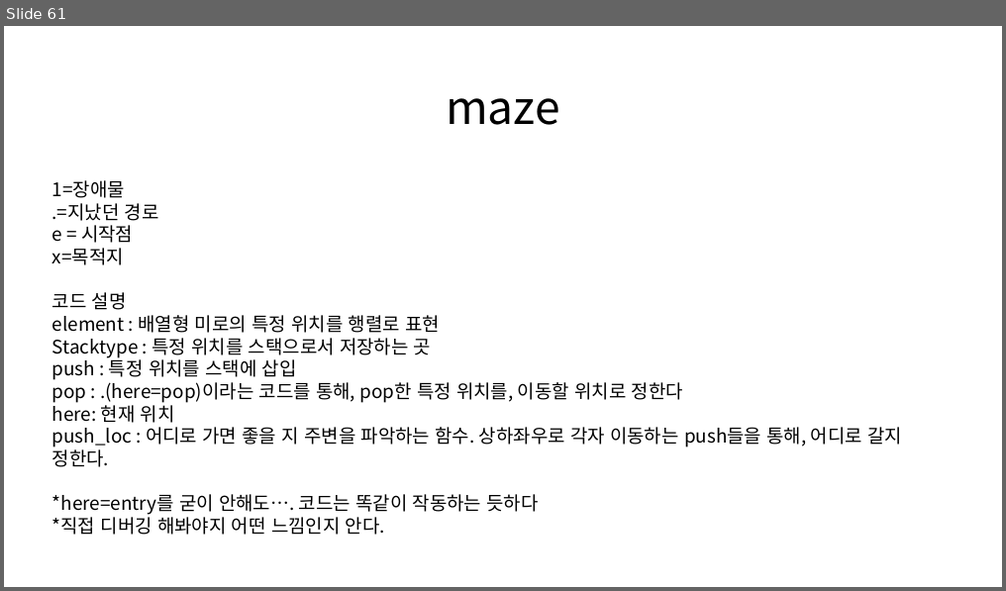
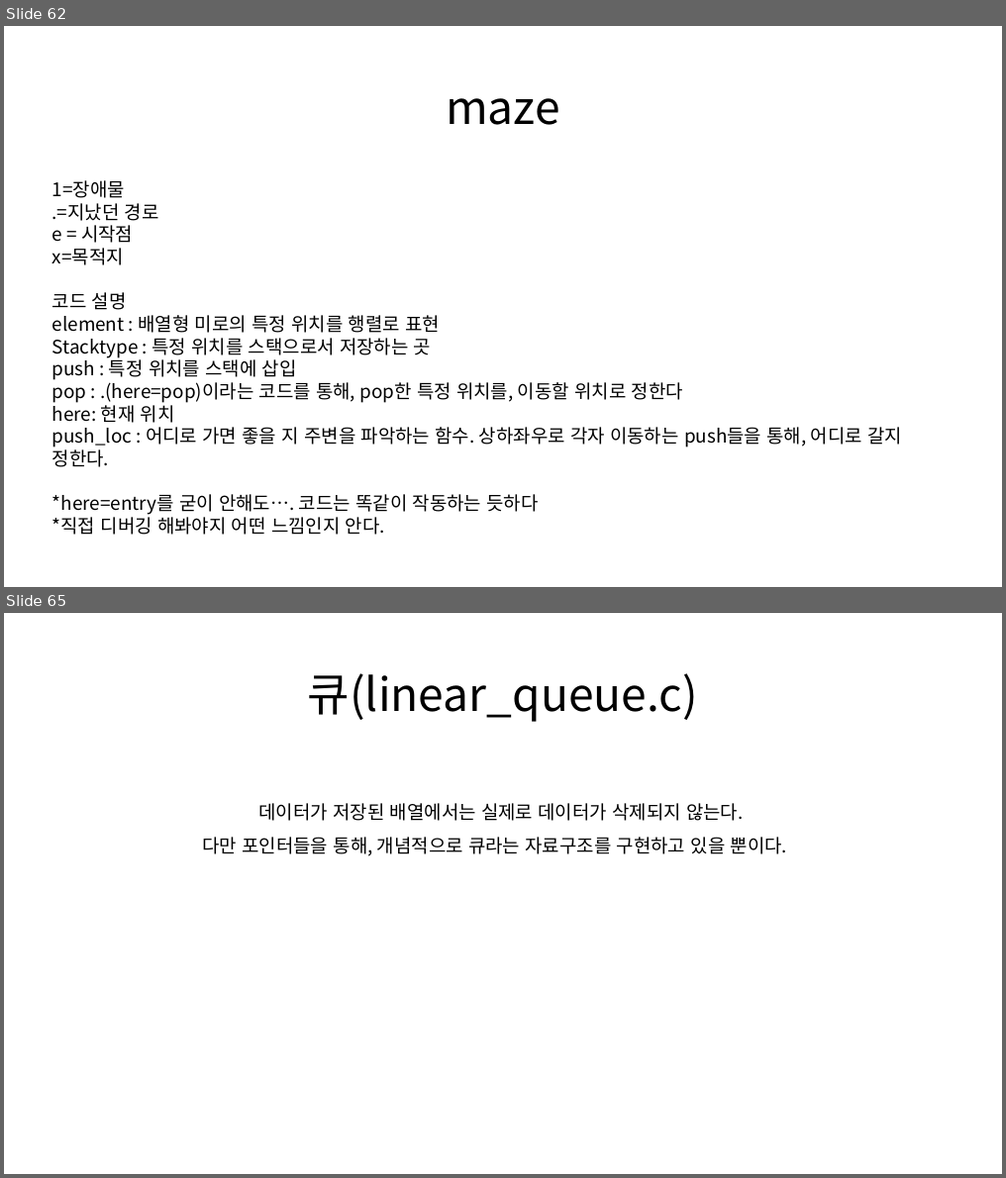
Before and after one commit to Seong221/College-Study-PPT, a slide deck: Data Structure_upload.pptx. Shown one above the other, each under a label of ours: slide 61 before the commit, slides 62 and 65 after it; the slides between them are not shown. The pictures are 1006x591 and 1006x1178 pixels, drawn with LibreOffice and Linux fonts; fonts in the diff are those of the drawing. Boxes give left, top, right and bottom in pixels: in the first picture for what was removed or moved away, otherwise in the second. Text is boxed around its words. In the diff, an @@ line names an element or a change of style, - is before the commit and + after.

```diff
--- a/Data Structure_upload.pptx
+++ b/Data Structure_upload.pptx
@@ slide 65 added at (4, 613, 1002, 1174), background #FFFFFF @@
@@ title added at (308, 673, 698, 722), 44 pt, text #000000 @@
+큐(linear_queue.c)
@@ text added at (202, 803, 787, 857), 18 pt, text #000000 @@
+데이터가 저장된 배열에서는 실제로 데이터가 삭제되지 않는다.
+다만 포인터들을 통해, 개념적으로 큐라는 자료구조를 구현하고 있을 뿐이다.
@@ what was slide 61 is now slide 62 @@
```
Also in this commit, not shown: 1 slide changed, 12 other slides added, 1 slide removed, 1 other file.
